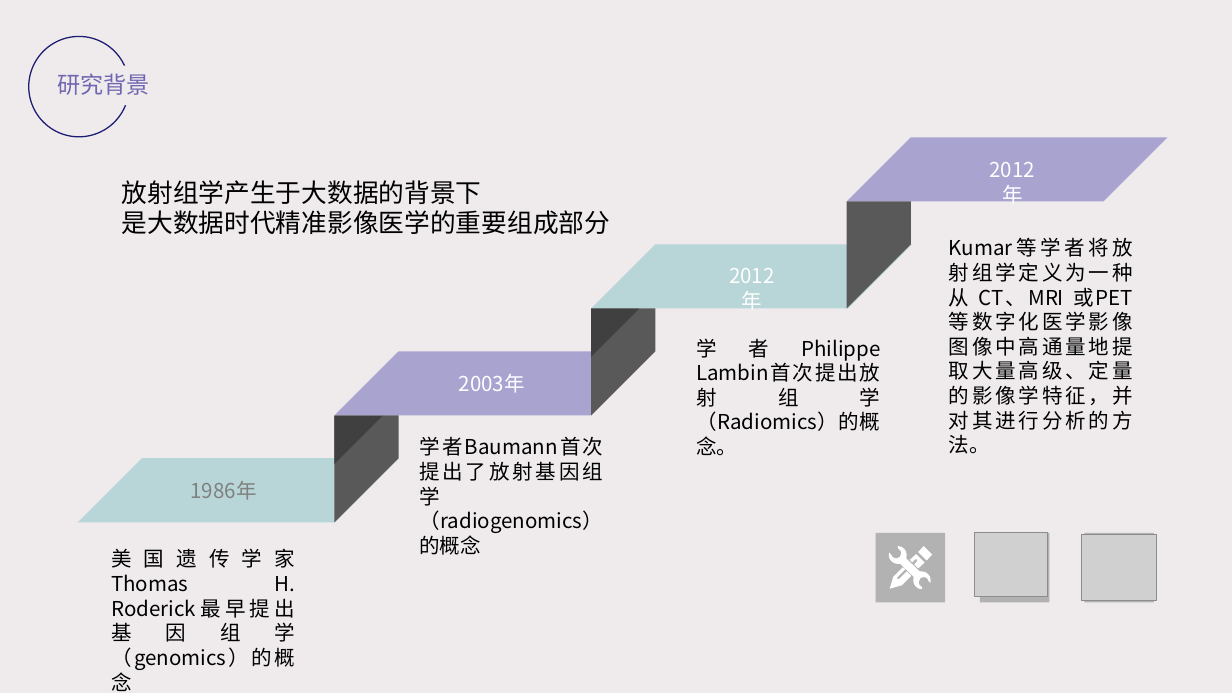
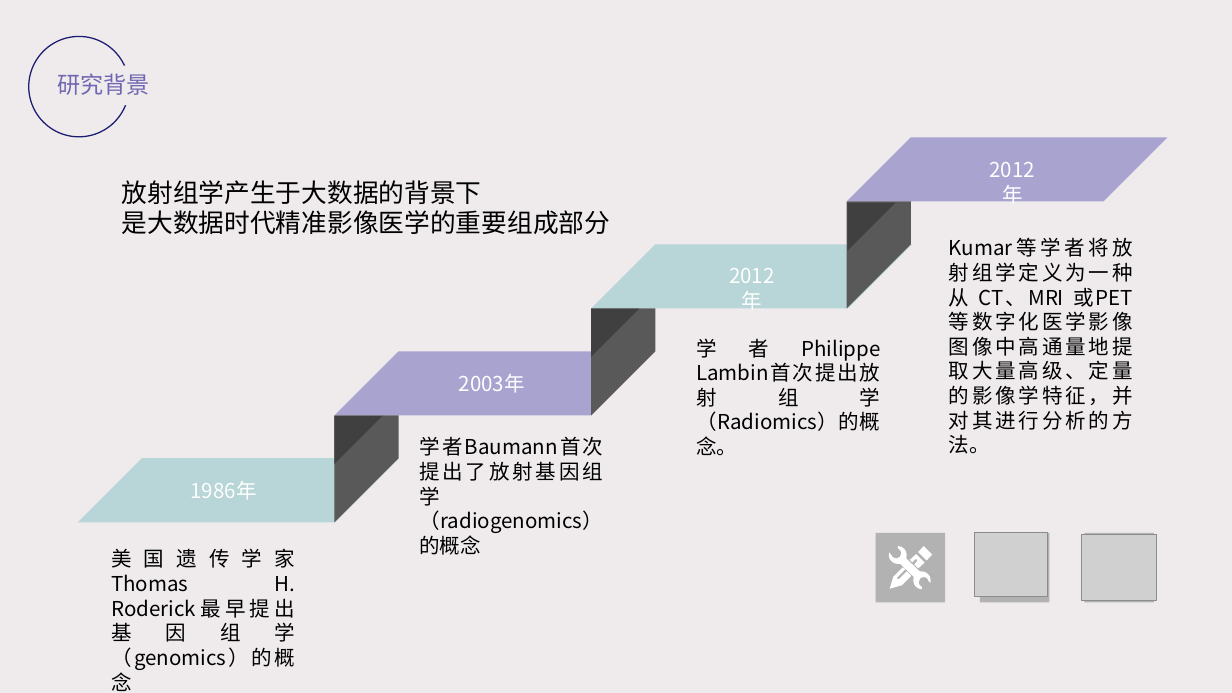
Before and after one commit to dongmengshi/-, a slide deck: slide 6 of ppt/毕业答辩PPT.pptx. Drawn at 1232x693 pixels with LibreOffice and Linux fonts; fonts in the diff are those of the drawing; grey boxes stand for pictures. Boxes give left, top, right and bottom in pixels: in the first picture for what was removed or moved away, otherwise in the second. Text is boxed around its words. In the diff, an @@ line names an element or a change of style, - is before the commit and + after.

```diff
--- a/ppt/毕业答辩PPT.pptx
+++ b/ppt/毕业答辩PPT.pptx
@@ right triangle added at box(848, 202, 896, 250), fill #404040 @@
@@ text "1986年" at box(191, 481, 257, 500): text colour #808080 to #CCE8CF @@
```
Also in this commit, not shown: 5 other slides changed, 15 slides added, 24 slides removed, 16 other files.
